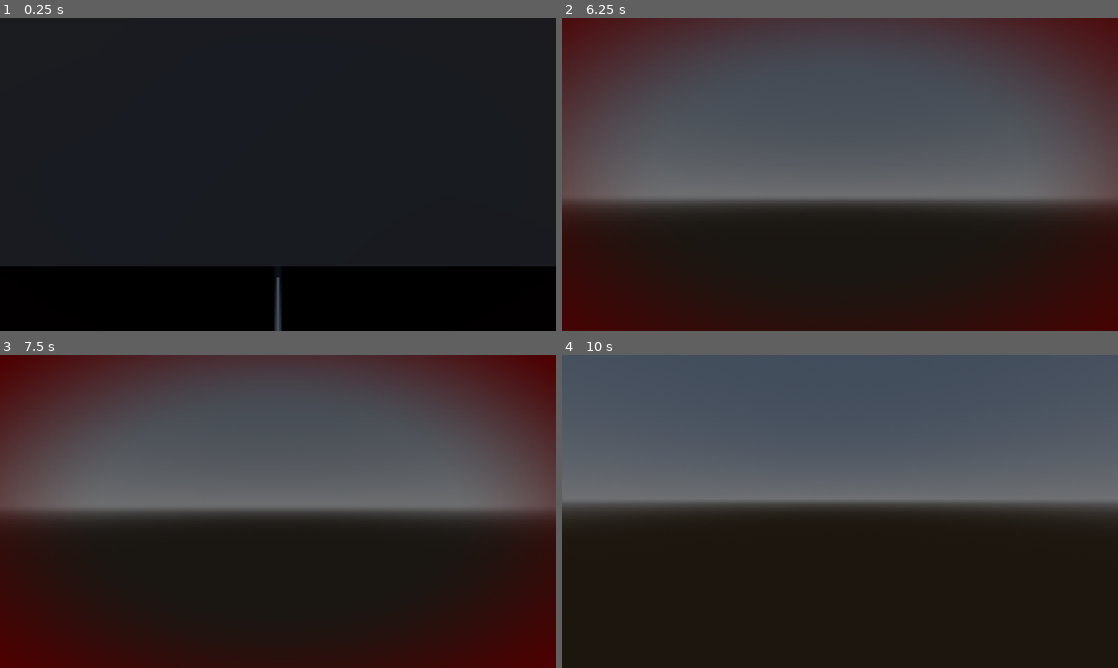
Above: before the commit, frames 1-4 (two rows, left to right).
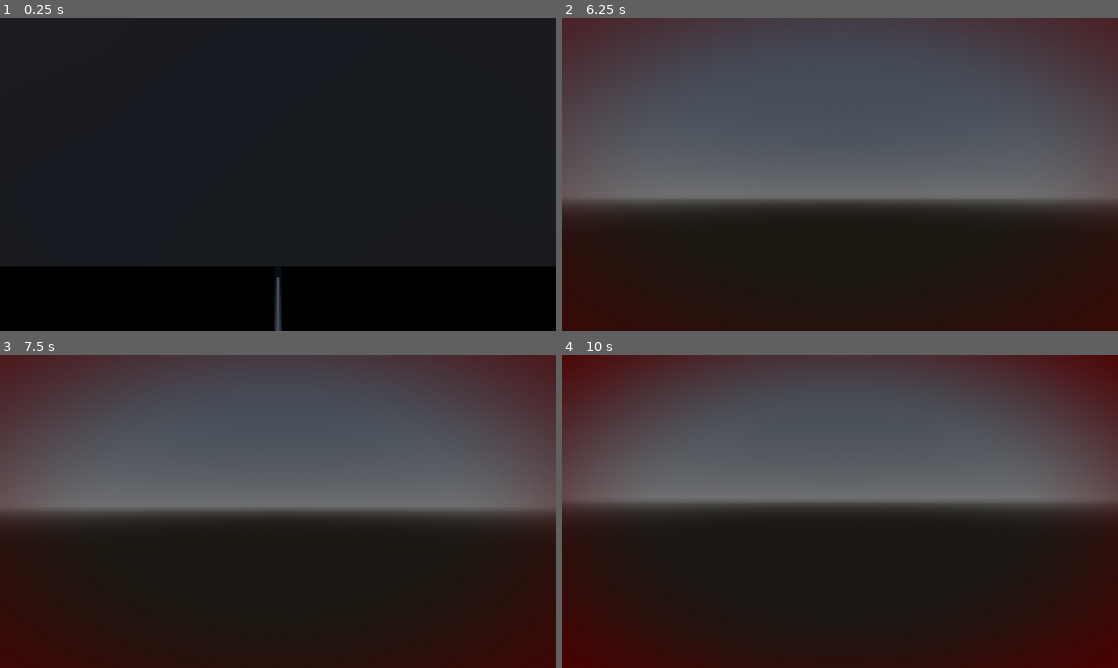
Above: after the commit, the same moments.

Repository: DidasLT/Gwueble-Jam-2026-Godot
Game: Godot game, scene res://Scenes/main.tscn
Two runs of this game, one before a commit and one after it. Both use one fixed random seed, a clock stepped at 60 frames per second and the inputs below.
Inputs (mouse positions are in pixels of both pictures, inside the frame that each line leads up to):
- Up to frame 1 (0.25 s): no input
- Up to frame 2 (6.25 s): tap Enter at 0.5 s; move the mouse to (867, 174) at 0.52 s; hold W (forward) 0.53-5.78 s; click (867, 174) at 0.6 s; tap F (item_use, bound only before the commit) at 0.8, 1.35, 2.3, 3.6, 5.3, 5.85 s; move the mouse to (812, 174) at 1.27 s; click (812, 174) at 1.55 s; move the mouse to (851, 168) at 2.02 s; tap E (interact) at 2.1 s; move the mouse to (834, 180) at 2.77 s; click (834, 180) at 2.85 s; move the mouse to (878, 177) at 3.52 s; move the mouse to (795, 171) at 4.27 s; tap Shift (sneak) at 4.35 s; click (795, 171) at 4.55 s; move the mouse to (845, 174) at 5.02 s; click (845, 174) at 5.1 s; tap Space at 5.75 s; move the mouse to (817, 168) at 5.77 s; hold D (right) from 5.78 s (still down); click (817, 168) at 6.05 s
- Up to frame 3 (7.5 s): tap Enter at 6.5 s; move the mouse to (305, 511) at 6.52 s; release D (right) at 6.53 s; hold W (forward) from 6.53 s (still down); tap E (interact) at 6.6 s; tap F (item_use, bound only before the commit) at 6.8 s; tap Space at 7.25 s; move the mouse to (250, 511) at 7.27 s; click (250, 511) at 7.35 s
- Up to frame 4 (10 s): tap Enter at 8 s; move the mouse to (851, 505) at 8.02 s; tap F (item_use, bound only before the commit) at 8.1, 9.8 s; tap Space at 8.75 s; move the mouse to (834, 517) at 8.77 s; release W (forward) at 8.78 s; hold A (left) 8.78-9.53 s; tap Shift (sneak) at 8.85 s; click (834, 517) at 9.05 s; move the mouse to (878, 514) at 9.52 s; hold W (forward) from 9.53 s (still down); click (878, 514) at 9.6 s

The runs differ from the first frame. In frame 2, 0.1% of the frame differs, in the area x 0-100%, y 0-5%; in frame 3, 1.6%; in frame 4, 23%, in the area x 0-100%, y 0-100%.

Commit message:
pills are working

Diff:
--- a/Lighter.tres
+++ b/Lighter.tres
@@ -7,6 +7,7 @@
 script = ExtResource("1_ncdj8")
 item_name = "Lighter"
 idle_animation = "idleLighter"
+pickup_animation = "idleLighter"
 on_animation = "litLighter"
 is_toggleable = true
 use_sound = ExtResource("2_f0j68")
--- a/Scenes/PillBottle.tres
+++ b/Scenes/PillBottle.tres
@@ -1,7 +1,12 @@
 [gd_resource type="Resource" script_class="Item" format=3 uid="uid://bw55dcc85808m"]
 
 [ext_resource type="Script" uid="uid://bcmncbrkwmqnn" path="res://Scripts/item_data.gd" id="1_pkadu"]
+[ext_resource type="AudioStream" uid="uid://b61786muugxd1" path="res://swallowPill.mp3" id="2_lhjsl"]
 
 [resource]
 script = ExtResource("1_pkadu")
+item_name = "Pill Bottle"
+pickup_animation = "BottleHold"
+use_sound = ExtResource("2_lhjsl")
+is_consumable = true
 metadata/_custom_type_script = "uid://bcmncbrkwmqnn"
--- a/Scenes/main.tscn
+++ b/Scenes/main.tscn
@@ -6,6 +6,8 @@
 [ext_resource type="Resource" uid="uid://11y6puk3kke5" path="res://Lighter.tres" id="4_jjvhh"]
 [ext_resource type="Texture2D" uid="uid://ci01gbcgffhf0" path="res://Textures/lighter_inventory_and_pickup.png" id="5_kry3j"]
 [ext_resource type="PackedScene" uid="uid://45m72uyt1idn" path="res://Scenes/InfectionManager.tscn" id="6_21xkr"]
+[ext_resource type="Resource" uid="uid://bw55dcc85808m" path="res://Scenes/PillBottle.tres" id="7_344ge"]
+[ext_resource type="Texture2D" uid="uid://dlwu7vowcho1g" path="res://Textures/pillbottle.png" id="8_ynf5e"]
 
 [sub_resource type="ProceduralSkyMaterial" id="ProceduralSkyMaterial_jjvhh"]
 sky_horizon_color = Color(0.66224277, 0.6717428, 0.6867428, 1)
@@ -93,6 +95,7 @@
 transform = Transform3D(0.675, 0, 0, 0, 0.675, 0, 0, 0, 0.675, 0, -0.09763861, 0)
 billboard = 1
 shaded = true
+texture_filter = 0
 texture = ExtResource("5_kry3j")
 
 [node name="CSGCombiner3D2" type="CSGCombiner3D" parent="." unique_id=1304958451]
@@ -135,3 +138,13 @@
 light_volumetric_fog_energy = 1.035
 light_size = 0.099
 light_specular = 1.767
+
+[node name="Item" parent="." unique_id=770430684 instance=ExtResource("3_8gbba")]
+transform = Transform3D(1, 0, 0, 0, 1, 0, 0, 0, 1, 0.21422625, 1.0448403, 5.562788)
+item_data = ExtResource("7_344ge")
+
+[node name="Sprite3D" type="Sprite3D" parent="Item" unique_id=147042410]
+billboard = 1
+shaded = true
+texture_filter = 0
+texture = ExtResource("8_ynf5e")
--- a/Scenes/player.tscn
+++ b/Scenes/player.tscn
@@ -3,6 +3,7 @@
 [ext_resource type="Script" uid="uid://do6ydhya742du" path="res://Scripts/player.gd" id="1_v0iea"]
 [ext_resource type="SpriteFrames" uid="uid://bfmmtbc0hftpv" path="res://lighterAnim.tres" id="2_cvnsp"]
 [ext_resource type="Texture2D" uid="uid://hupfjdsrjvhq" path="res://Textures/idle_lighter_off_01.png" id="3_3smsa"]
+[ext_resource type="Texture2D" uid="uid://doulweg88fo4u" path="res://Textures/holding_biggerpill.png" id="3_tx1dd"]
 [ext_resource type="Texture2D" uid="uid://b30uruai4ugsf" path="res://Textures/idle_lighterAnimt.png" id="3_x3wgy"]
 [ext_resource type="AudioStream" uid="uid://5yibscmpicur" path="res://Item_pickup.mp3" id="4_fkybt"]
 [ext_resource type="AudioStream" uid="uid://4hfvf6w4ngt7" path="res://chokeDeath.mp3" id="4_vgqql"]
@@ -40,6 +41,14 @@
 
 [sub_resource type="SpriteFrames" id="SpriteFrames_fkybt"]
 animations = [{
+"frames": [{
+"duration": 1.0,
+"texture": ExtResource("3_tx1dd")
+}],
+"loop": 1,
+"name": &"BottleHold",
+"speed": 5.0
+}, {
 "frames": [{
 "duration": 1.0,
 "texture": SubResource("AtlasTexture_pu2lt")
@@ -103,6 +112,7 @@
 [node name="Sprite3D" type="AnimatedSprite3D" parent="Head/Camera3D" unique_id=1632606331]
 transform = Transform3D(0.3, 0, 0, 0, 0.3, 0, 0, 0, 0.3, 0.57352144, -0.34532452, -0.6843467)
 shaded = true
+texture_filter = 0
 sprite_frames = SubResource("SpriteFrames_fkybt")
 animation = &"idleLighter"
 
--- a/Scripts/InfectionManager.gd
+++ b/Scripts/InfectionManager.gd
@@ -3,7 +3,7 @@
 signal infection_stage_changed(stage: int)
 signal player_died
 
-@export var time_to_death : float = 10.0
+@export var time_to_death : float = 15.0
 var infection_level : float = 0.0
 var current_stage : int = 0
 var stage_thresholds : Array[float] = [0.25, 0.5, 0.75, 1.0]
@@ -30,3 +30,17 @@
 func die() -> void:
 	is_dead = true
 	player_died.emit()
+
+func reduce_infection(amount: float) -> void:
+	infection_level = clamp(infection_level - amount, 0.0, 1.0)
+	# recalculate current_stage in case we dropped back down a threshold
+	_recalculate_stage()
+
+func _recalculate_stage() -> void:
+	var new_stage = 0
+	for i in range(stage_thresholds.size()):
+		if infection_level >= stage_thresholds[i]:
+			new_stage = i + 1
+	if new_stage != current_stage:
+		current_stage = new_stage
+		infection_stage_changed.emit(current_stage)
--- a/Scripts/item_data.gd
+++ b/Scripts/item_data.gd
@@ -3,9 +3,13 @@
 
 @export var item_name : String = ""
 @export var idle_animation : String = ""
+@export var pickup_animation : String = ""
 @export var on_animation : String = ""
 @export var is_toggleable : bool = false
 @export var light_color : Color = Color(1, 0.6, 0.2)
 @export var light_energy : float = 1.5
 @export var light_range : float = 3.0
 @export var use_sound : AudioStream
+
+@export var is_consumable : bool = false     # true = used up on pickup, not held
+@export var infection_relief : float = 0.15  # how much it reduces infection_level (0-1 range)
--- a/Scripts/player.gd
+++ b/Scripts/player.gd
@@ -55,11 +55,18 @@
 @onready var effectLayer = $EffectsLayer
 
 func pickup_item(item: Item) -> void:
+	print("Picking up: ", item.item_name, " | pickup_animation: '", item.pickup_animation, "'")
 	equipped_item = item
 	item_active = false
 	hand_sprite.visible = true
-	item_light.visible = false
-	item_pickup.play()
+	hand_sprite.play(item.pickup_animation)
+	print("Currently playing: ", hand_sprite.animation)
+
+	# normal equip flow for held items
+	equipped_item = item
+	item_active = false
+	hand_sprite.visible = true
+	hand_sprite.play(item.pickup_animation)
 
 func _on_hand_animation_finished() -> void:
 	if equipped_item and hand_sprite.animation == equipped_item.pickup_animation:
@@ -92,6 +99,9 @@
 		return
 	if not is_on_floor():
 		velocity += get_gravity() * delta
+
+	if Input.is_action_just_pressed("item_use") and equipped_item and equipped_item.is_consumable:
+		_use_consumable()
 
 	if Input.is_action_pressed("sneak") and is_on_floor():
 		speed = sneak_speed
@@ -150,6 +160,20 @@
 
 var held_item : String = ""
 
+func _use_consumable() -> void:
+	var item = equipped_item
+
+	if item.use_sound:
+		use_sfx.stream = item.use_sound
+		use_sfx.play()
+
+	InfectionManager.reduce_infection(item.infection_relief)
+
+	equipped_item = null
+	hand_sprite.visible = false
+
+func _on_consumable_finished(item: Item) -> void:
+	hand_sprite.visible = false
 
 func _apply_item_state() -> void:
 	hand_sprite.texture = equipped_item.texture_on if item_active else equipped_item.texture_off
--- a/project.godot
+++ b/project.godot
@@ -73,7 +73,7 @@
 }
 item_use={
 "deadzone": 0.2,
-"events": [Object(InputEventKey,"resource_local_to_scene":false,"resource_name":"","device":-1,"window_id":0,"alt_pressed":false,"shift_pressed":false,"ctrl_pressed":false,"meta_pressed":false,"pressed":false,"keycode":0,"physical_keycode":70,"key_label":0,"unicode":102,"location":0,"echo":false,"script":null)
+"events": [Object(InputEventMouseButton,"resource_local_to_scene":false,"resource_name":"","device":-1,"window_id":0,"alt_pressed":false,"shift_pressed":false,"ctrl_pressed":false,"meta_pressed":false,"button_mask":0,"position":Vector2(0, 0),"global_position":Vector2(0, 0),"factor":1.0,"button_index":1,"canceled":false,"pressed":false,"double_click":false,"script":null)
 ]
 }
 
Binary file added: Textures/holding_biggerpill.png
Not shown, added: Textures/holding_biggerpill.png.import
Not shown, added: swallowPill.mp3.import
Not shown, added: swallowPill.mp3
